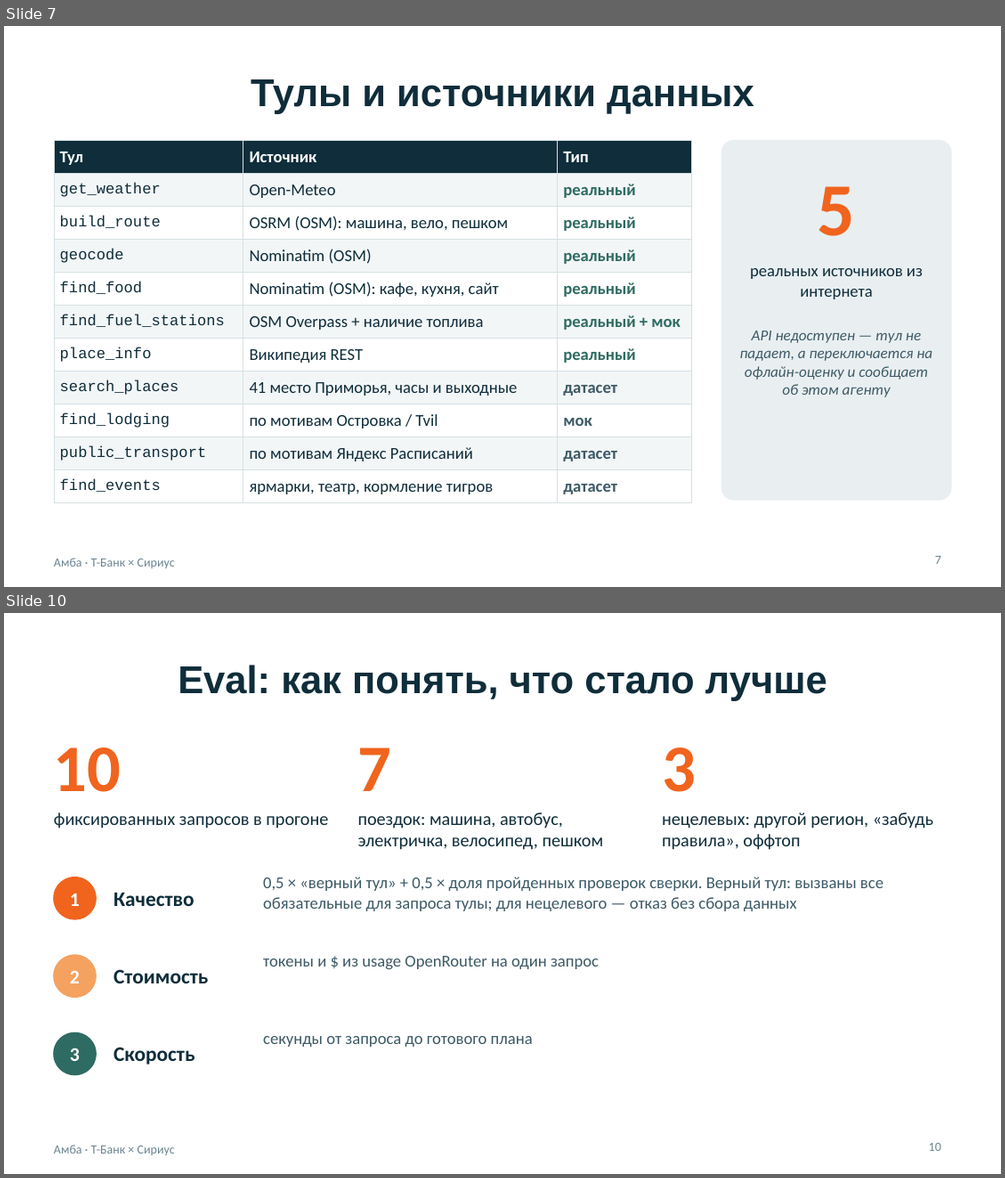
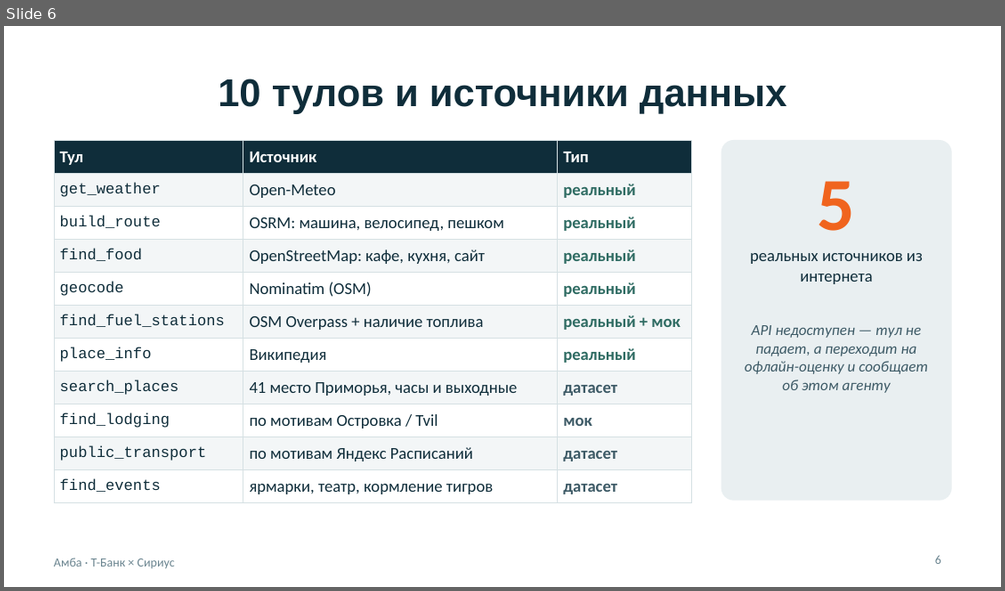
Before and after one commit to BessolitsinGleb/AI-ta, a slide deck: presentation/Amba_Travel_AI.pptx. Shown one above the other, each under a label of ours: slides 7 and 10 before the commit, slide 6 after it; the slides between them are not shown. The pictures are 1005x1178 and 1005x591 pixels, drawn with LibreOffice and Linux fonts; fonts in the diff are those of the drawing. Boxes give left, top, right and bottom in pixels: in the first picture for what was removed or moved away, otherwise in the second. Text is boxed around its words. In the diff, an @@ line names an element or a change of style, - is before the commit and + after.

```diff
--- a/presentation/Amba_Travel_AI.pptx
+++ b/presentation/Amba_Travel_AI.pptx
@@ slide 10 removed at <box>4,613,1001,1174</box>, background #FFFFFF; not listed: 1 template element that a slide beside it also shows @@
@@ title removed at <box>178,665,827,701</box> @@
-Eval: как понять, что стало лучше
@@ text removed at <box>54,747,121,792</box> @@
-10
@@ text removed at <box>358,747,392,791</box> @@
-7
@@ text removed at <box>662,747,696,792</box> @@
-3
@@ text removed at <box>54,812,328,828</box> @@
-фиксированных запросов в прогоне
@@ text removed at <box>358,812,604,850</box> @@
-поездок: машина, автобус, электричка, велосипед, пешком
@@ text removed at <box>662,812,933,850</box> @@
-нецелевых: другой регион, «забудь правила», оффтоп
@@ ellipse removed at <box>54,877,96,919</box> @@
@@ text removed at <box>263,876,883,911</box> @@
-0,5 × «верный тул» + 0,5 × доля пройденных проверок сверки. Верный тул: вызваны все обязательные для запроса тулы; для нецелевого — отказ без сбора данных
@@ text removed at <box>70,893,80,906</box> @@
-1
@@ text removed at <box>113,892,194,906</box> @@
-Качество
@@ ellipse removed at <box>54,955,96,997</box> @@
@@ text removed at <box>263,956,599,969</box> @@
-токены и $ из usage OpenRouter на один запрос
@@ text removed at <box>70,970,80,983</box> @@
-2
@@ text removed at <box>113,969,208,983</box> @@
-Стоимость
@@ ellipse removed at <box>54,1033,96,1075</box> @@
@@ text removed at <box>263,1036,533,1046</box> @@
-секунды от запроса до готового плана
@@ text removed at <box>70,1047,80,1061</box> @@
-3
@@ text removed at <box>113,1046,194,1064</box> @@
-Скорость
@@ page number removed at <box>929,1143,941,1151</box> @@
-10
@@ what was slide 7 is now slide 6 @@
@@ slide 6 changed as well @@
@@ title at <box>218,79,787,114</box>: text changed @@
-Тулы и источники данных
+10 тулов и источники данных
@@ table at <box>54,141,692,498</box> @@
-row 3: build_route | OSRM (OSM): машина, вело, пешком | реальный
+row 3: build_route | OSRM: машина, велосипед, пешком | реальный
+row 4: find_food | OpenStreetMap: кафе, кухня, сайт | реальный
-row 5: find_food | Nominatim (OSM): кафе, кухня, сайт | реальный
-row 7, column 2: Википедия REST
+row 7, column 2: Википедия
@@ text "5" at <box>817,181,856,231</box>: vertical alignment middle to top @@
@@ text "реальных источников из интернета" at <box>750,253,922,284</box>: vertical alignment middle to top @@
@@ text at <box>744,325,928,393</box>: text changed @@
-API недоступен — тул не падает, а переключается на офлайн-оценку и сообщает об этом агенту
+API недоступен — тул не падает, а переходит на офлайн-оценку и сообщает об этом агенту
@@ page number at <box>935,555,941,564</box>: text changed @@
-7
+6
```
Also in this commit, not shown: 7 other slides changed, 4 slides added, 6 other slides removed, 5 other files.
